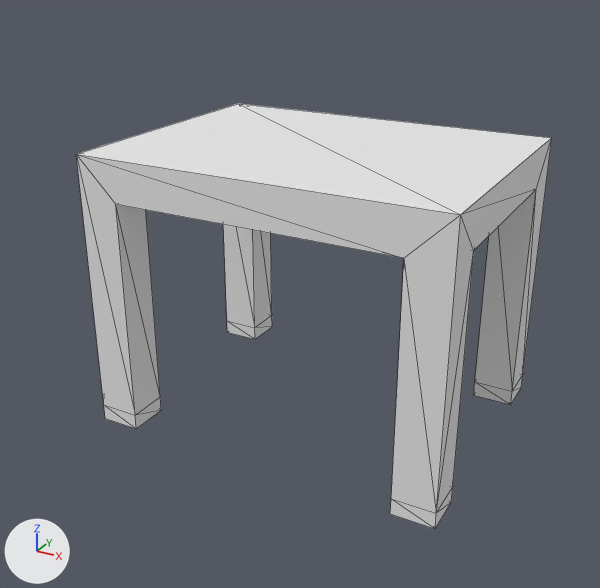
Renders of the OBJ model Assets/Mesa.obj from each side of a commit.
Rendered twice from a 50 mm camera at (17.2, -33.5, 19.9) aimed at (-0.5, -1.3, 3.8). The lights are fixed; the arrows at lower left show +X, +Y and +Z. Mesh edges are drawn as thin lines. Where no turn or scale is listed for an object, it has been applied to the vertices. Vertices at the same position are counted once.

Names of what the first picture shows: 'Untitled'.
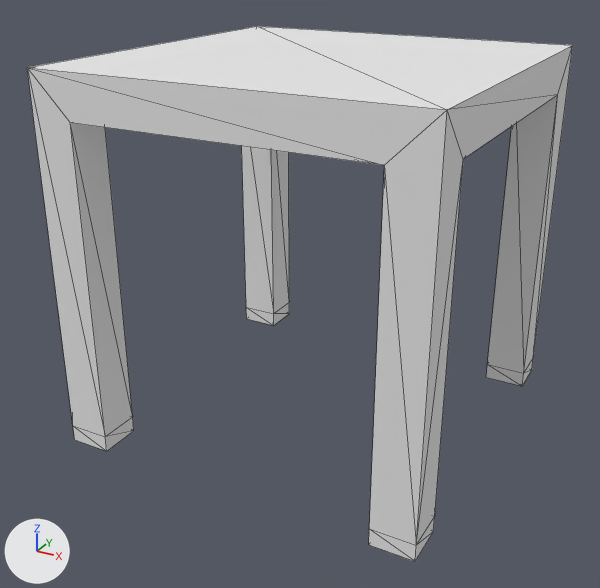
Where the change shows, as pixel boxes (x1, y1, x2, y2) in the pictures (600 x 588 px; the box of a moved part takes in the faces that stretch with it):
'Untitled', reshaped (15% wider, 26% taller): before (76, 104, 552, 529); after (27, 26, 573, 561)
part 1 of me_untitled, moved or reshaped: before (104, 397, 453, 529); after (73, 417, 435, 561)
part 2 of me_untitled, moved or reshaped: before (76, 154, 474, 513); after (27, 68, 463, 545)
part 3 of me_untitled, moved or reshaped: before (227, 315, 523, 405); after (246, 303, 533, 386)
part 4 of me_untitled, moved or reshaped: before (78, 104, 552, 391); after (27, 26, 573, 373)

The change, as a diff of the scene's bpy script:
```diff
--- a/Assets/Mesa.obj.py
+++ b/Assets/Mesa.obj.py
@@ me_untitled @@
 me_untitled.from_pydata(...)  # 48 vertices, 92 faces; spans x -8.8..8.8, y -6.6..6.6, z -2.8..10.8
 # used by ob_untitled; location = (0.0, 0.0, 0.0)
+# me_untitled part 1: all 16 vertices in x -8.8..8.8, y -6.6..-4.6, z -2.8..-2.0 are moved by (0.0, -2.2, 0.0)
+# me_untitled part 2: all 8 vertices in x -8.8..8.8, y -6.6..-4.6, z 8.8..10.8 are moved by (0.0, -2.2, 4.0)
+# me_untitled part 3: all 16 vertices in x -8.8..8.8, y 4.6..6.6, z -2.8..-2.0 are moved by (0.0, 2.2, 0.0)
+# me_untitled part 4: all 8 vertices in x -8.8..8.8, y 4.6..6.6, z 8.8..10.8 are moved by (0.0, 2.2, 4.0)
 me_untitled.materials.append(mat_palette)
```
